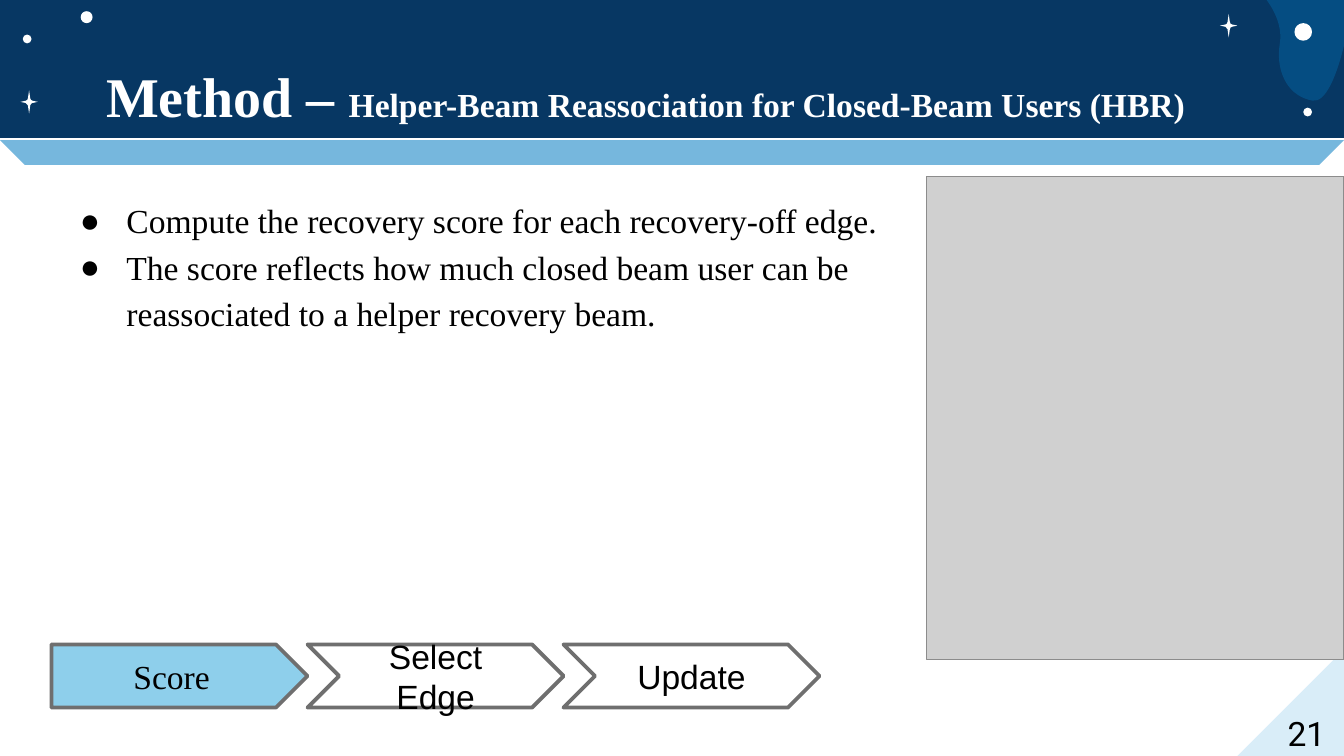
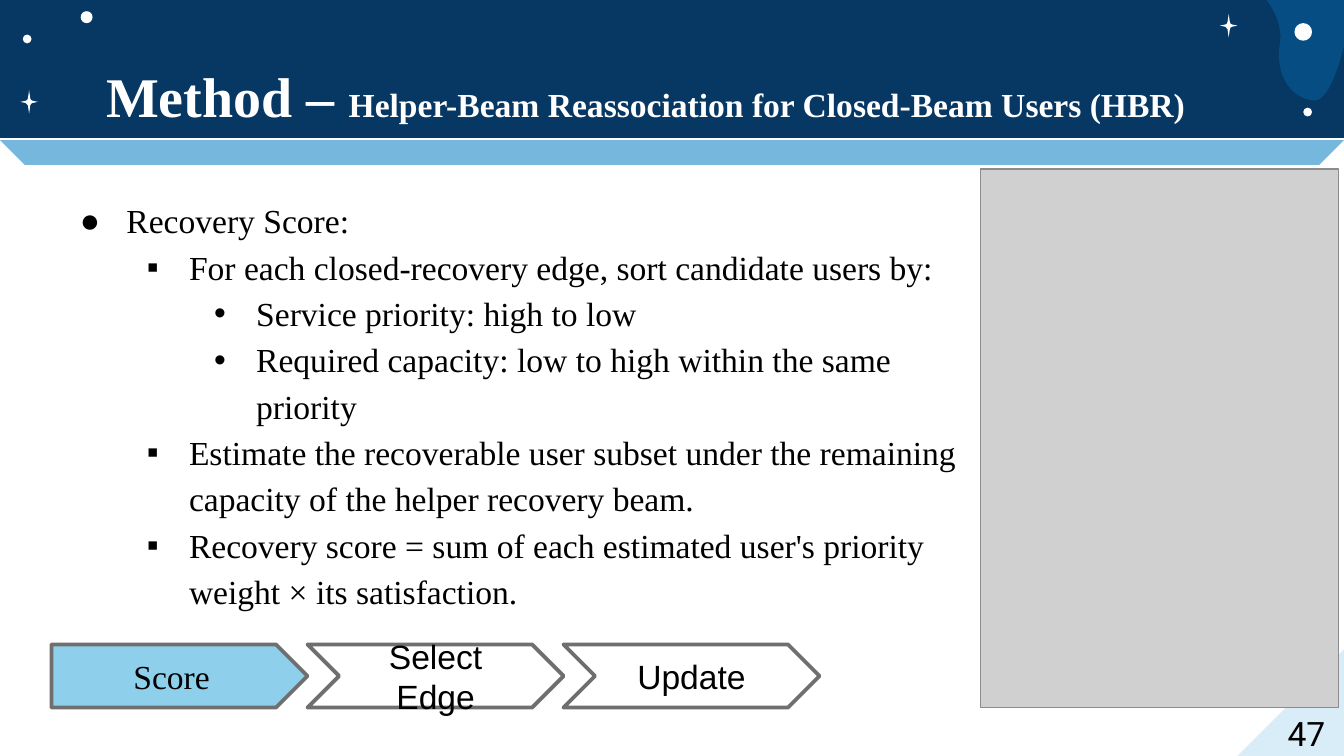
Before and after one commit to jacky9111/jacky_code, a slide deck: slide 47 of jacky_code/口試投影片.pptx (slide 21 before the commit). Drawn at 1344x756 pixels with LibreOffice and Linux fonts; fonts in the diff are those of the drawing; grey boxes stand for pictures. Boxes give left, top, right and bottom in pixels: in the first picture for what was removed or moved away, otherwise in the second. Text is boxed around its words. In the diff, an @@ line names an element or a change of style, - is before the commit and + after.

```diff
--- a/jacky_code/口試投影片.pptx
+++ b/jacky_code/口試投影片.pptx
@@ picture: place and size @@
-picture at (927, 176, 1344, 660)
+picture at (981, 169, 1339, 708)
@@ text at (126, 210, 956, 611): text changed @@
-● Compute the recovery score for each recovery-off edge.
-● The score reflects how much closed beam user can be reassociated to a helper recovery beam.
+● Recovery Score:
+  ▪ For each closed-recovery edge, sort candidate users by:
+    • Service priority: high to low
+    • Required capacity: low to high within the same priority
+  ▪ Estimate the recoverable user subset under the remaining capacity of the helper recovery beam.
+  ▪ Recovery score = sum of each estimated user's priority weight × its satisfaction.
@@ page number at (1288, 722, 1326, 746): text changed @@
-21
+47
```
Also in this commit, not shown: 12 other slides changed, 36 slides added, 42 other files.
